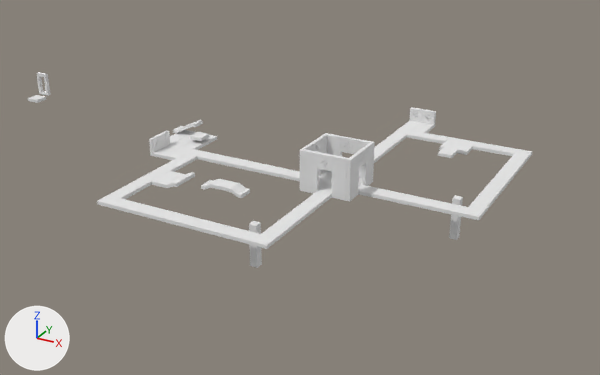
Two versions of the Blender file Prototype - MultiplayerFPS/Assets/Models/Arena.blend, one commit apart.
Before and after are seen from a 50 mm lens placed at (85.7, -175.3, 84.0), pointed at (-12.7, 3.6, -5.4). Arrows for +X, +Y and +Z are at lower left; the lights stay in place.
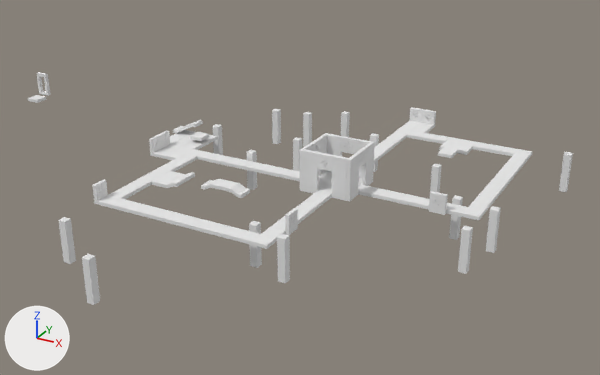
Boxes [x1, y1, x2, y2] around the edits, measured in the pictures (600 x 375 px):
'Cube', reshaped (8% wider, 19% taller)
    before: [28, 72, 532, 268]
    after: [28, 72, 573, 305]
part 1 of me_cube, added
    after: [92, 179, 108, 204]
part 2 of me_cube, added
    after: [285, 208, 298, 235]
part 3 of me_cube, added
    after: [429, 191, 448, 215]
part 4 of me_cube, added
    after: [486, 206, 501, 253]
part 5 of me_cube, added
    after: [277, 234, 290, 283]
part 6 of me_cube, added
    after: [370, 133, 379, 172]
part 7 of me_cube, added
    after: [559, 152, 573, 192]
part 8 of me_cube, added
    after: [430, 164, 442, 193]
part 9 of me_cube, added
    after: [58, 217, 76, 264]
part 10 of me_cube, added
    after: [82, 254, 100, 305]
part 11 of me_cube, added
    after: [458, 226, 473, 274]
part 12 of me_cube, added
    after: [246, 150, 257, 190]
part 13 of me_cube, added
    after: [213, 124, 223, 155]
part 14 of me_cube, added
    after: [272, 109, 281, 144]
part 15 of me_cube, added
    after: [303, 112, 312, 147]
part 16 of me_cube, added
    after: [341, 111, 350, 137]
part 17 of me_cube, added
    after: [293, 137, 302, 171]

The edits, one by one:
me_cube is used by ob_cube; location (0.0, 0.0, 0.0).
me_cube had 7200 vertices, 5984 faces and spanned x -112.0..38.0, y -38.0..55.0, z -11.0..11.0.
me_cube now has 9210 vertices, 7356 faces and spans x -112.0..49.0, y -63.0..55.0, z -11.0..11.0.
me_cube part 1: the loose piece of 558 vertices spanning x -55.0..-54.0, y -6.0..-2.0, z -1.0..4.0 is copied, and the copy is moved by (8.0, -32.0, 0.0); it spans x -47.0..-46.0, y -38.0..-34.0, z -1.0..4.0.
me_cube part 2: the loose piece of 558 vertices spanning x -55.0..-54.0, y -6.0..-2.0, z -1.0..4.0 is copied, and the copy is turned -180 degrees about the z axis through its middle, then moved by (57.0, -24.0, 0.0); it spans x 2.0..3.0, y -30.0..-26.0, z -1.0..4.0.
me_cube part 3: the loose piece of 558 vertices spanning x 2.0..6.0, y 54.0..55.0, z -1.0..4.0 is copied, and the copy is turned 180 degrees about the z axis through its middle, then moved by (24.0, -57.0, 0.0); it spans x 26.0..30.0, y -3.0..-2.0, z -1.0..4.0.
me_cube part 4: the loose piece of 24 vertices spanning x 29.0..31.0, y 5.0..7.0, z -11.0..0.0 is copied, and the copy is moved by (11.0, -6.0, 2.0); it spans x 40.0..42.0, y -1.0..1.0, z -9.0..2.0.
me_cube part 5: the loose piece of 24 vertices spanning x -7.0..-5.0, y -31.0..-29.0, z -11.0..0.0 is copied, and the copy is moved by (11.0, -6.0, 2.0); it spans x 4.0..6.0, y -37.0..-35.0, z -9.0..2.0.
me_cube part 6: the loose piece of 24 vertices spanning x 29.0..31.0, y 5.0..7.0, z -11.0..0.0 is copied, and the copy is moved by (-34.0, 26.0, 2.0); it spans x -5.0..-3.0, y 31.0..33.0, z -9.0..2.0.
me_cube part 7: the loose piece of 24 vertices spanning x 29.0..31.0, y 5.0..7.0, z -11.0..0.0 is copied, and the copy is moved by (18.0, 38.0, 2.0); it spans x 47.0..49.0, y 43.0..45.0, z -9.0..2.0.
me_cube part 8: the loose piece of 24 vertices spanning x 29.0..31.0, y 5.0..7.0, z -11.0..0.0 is copied, and the copy is moved by (-11.0, 15.0, 1.0); it spans x 18.0..20.0, y 20.0..22.0, z -10.0..1.0.
me_cube part 9: the loose piece of 24 vertices spanning x -7.0..-5.0, y -31.0..-29.0, z -11.0..0.0 is copied, and the copy is moved by (-38.0, -21.0, 1.0); it spans x -45.0..-43.0, y -52.0..-50.0, z -10.0..1.0.
me_cube part 10: the loose piece of 24 vertices spanning x -7.0..-5.0, y -31.0..-29.0, z -11.0..0.0 is copied, and the copy is moved by (-21.0, -32.0, 1.0); it spans x -28.0..-26.0, y -63.0..-61.0, z -10.0..1.0.
me_cube part 11: the loose piece of 24 vertices spanning x 29.0..31.0, y 5.0..7.0, z -11.0..0.0 is copied, and the copy is moved by (8.0, -17.0, 1.0); it spans x 37.0..39.0, y -12.0..-10.0, z -10.0..1.0.
me_cube part 12: a new loose piece of 24 vertices spanning x -29.0..-27.0, y 3.0..5.0, z -9.0..2.0, in mat_material (white #e7e7e7).
me_cube part 13: a new loose piece of 24 vertices spanning x -49.0..-47.0, y 16.0..18.0, z -9.0..2.0, in mat_material (white #e7e7e7).
me_cube part 14: a new loose piece of 24 vertices spanning x -41.0..-39.0, y 37.0..39.0, z -9.0..2.0, in mat_material (white #e7e7e7).
me_cube part 15: a new loose piece of 24 vertices spanning x -31.0..-29.0, y 39.0..41.0, z -9.0..2.0, in mat_material (white #e7e7e7).
me_cube part 16: a new loose piece of 24 vertices spanning x -21.0..-19.0, y 45.0..47.0, z -9.0..2.0, in mat_material (white #e7e7e7).
me_cube part 17: a new loose piece of 24 vertices spanning x -24.0..-22.0, y 20.0..22.0, z -10.0..1.0, in mat_material (white #e7e7e7).
